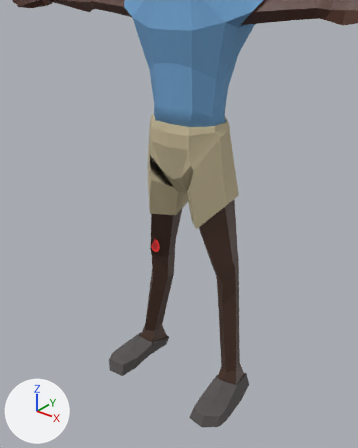
Two versions of the FBX model The future Donkerbos/Assets/Freja assests/Kid_Grade8.fbx, one commit apart.
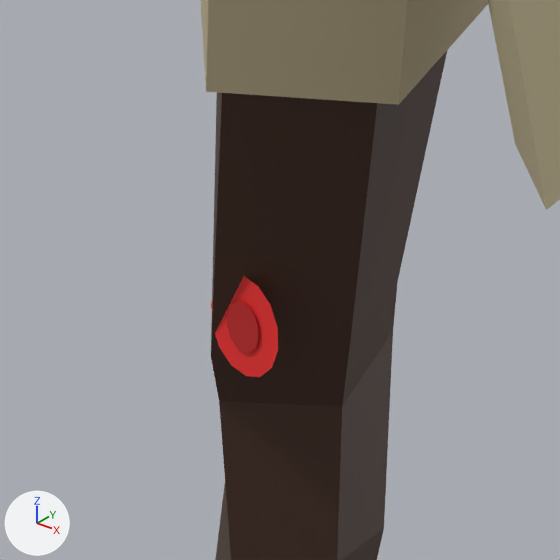
There are two pictures of each version: one from a camera (50 mm lens) standing at (0.882, -1.176, 1.288) and looking at (-0.039, -0.025, 0.574), one close up on the part from 34% to 55% of the width and 45% to 62% of the height. The lights are fixed; the arrows at lower left show +X, +Y and +Z. The older version's two pictures come first. Where no turn or scale is listed for an object, it has been applied to the vertices.

In view in the first close-up: 'Kid_Legs', 'Kid_Shorts', 'Knee_Wound'.
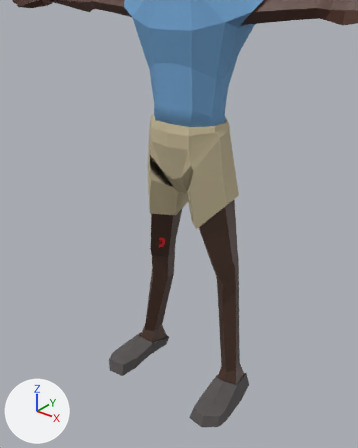
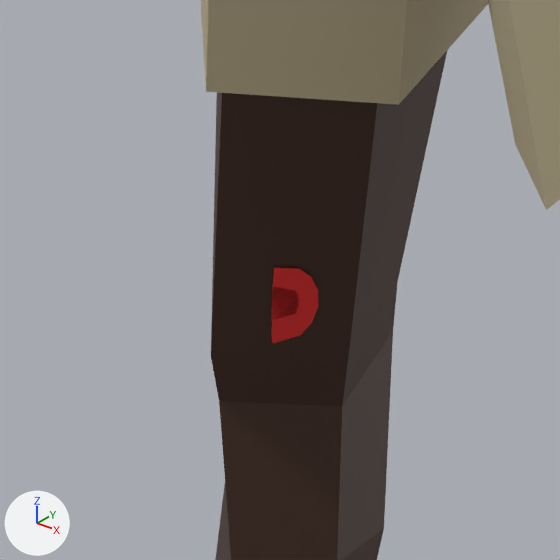
What differs and where, as boxes [x1, y1, x2, y2] in the close-ups (560 x 560 px):
'Knee_Wound', deleted (red)
    before: [211, 276, 278, 377]
    faces in mat_knee_wound_m (red #f33030): [211, 276, 278, 377]
    faces in mat_knee_wound_core_m (red #c42727): [227, 302, 258, 353]
part 1 of me_untitled_005, added (red)
    after: [271, 268, 318, 344]
part 2 of me_untitled_005, added (red)
    after: [271, 287, 299, 320]

The change, as a list of edits to the scene's bpy script:
```text
Change me_untitled_005:
    used by ob_kid_legs; location = (0.0, 0.0, 0.0)
    remove me_untitled_005.from_pydata(...)  # 152 vertices, 157 faces; spans x -0.252..0.252, y -0.214..0.081, z -0.007..0.922
    add me_untitled_005.from_pydata(...)  # 180 vertices, 159 faces; spans x -0.252..0.252, y -0.214..0.081, z -0.007..0.922
    me_untitled_005 part 1: a new loose piece of 14 vertices spanning x -0.116..-0.092, y -0.051..-0.031, z 0.465..0.514, in mat_knee_wound_m (red #f33030)
    me_untitled_005 part 2: a new loose piece of 14 vertices spanning x -0.113..-0.1, y -0.048..-0.037, z 0.478..0.502, in mat_knee_wound_core_m (red #c42727)
    add me_untitled_005.materials.append(mat_knee_wound_m)  # red #f33030
    add me_untitled_005.materials.append(mat_knee_wound_core_m)  # red #c42727
Remove ob_knee_wound:
    ob_knee_wound = bpy.data.objects.new('Knee_Wound', me_knee_wound)
    ob_knee_wound.location = (-0.1171, -0.0577, 0.482)
```
